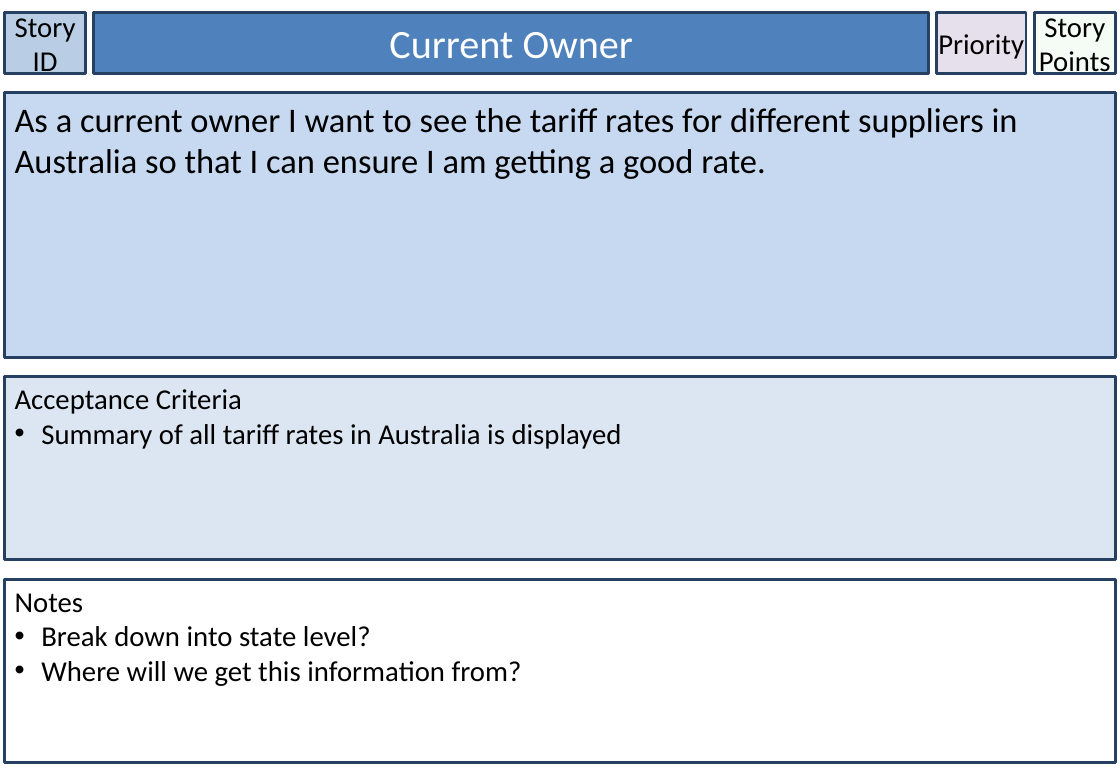
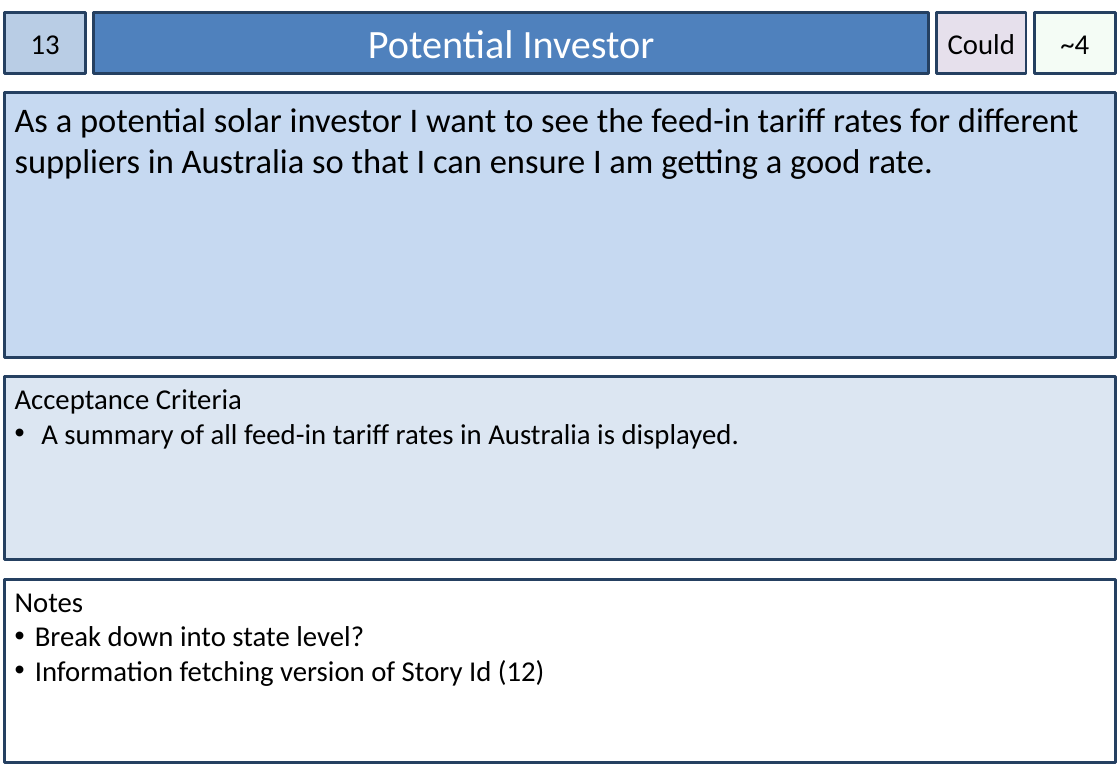
Before and after one commit to dkartaschew/anonymous-solarenergy, a slide deck: slide 13 of Documentation/User Stories.pptx (slide 5 before the commit). Drawn at 1120x775 pixels with LibreOffice and Linux fonts; fonts in the diff are those of the drawing. Boxes give left, top, right and bottom in pixels: in the first picture for what was removed or moved away, otherwise in the second. Text is boxed around its words. In the diff, an @@ line names an element or a change of style, - is before the commit and + after.

Commit message:
We currently have 33 User Stories complete with priority and story point information. For use by Luke to complete the technology grid.

```diff
--- a/Documentation/User Stories.pptx
+++ b/Documentation/User Stories.pptx
@@ text in rectangle at <box>31,35,60,55</box>: text changed @@
-Story ID
+13
@@ text in rectangle at <box>368,30,655,59</box>: text changed @@
-Current Owner
+Potential Investor
@@ text in rectangle at <box>948,34,1015,55</box>: text changed @@
-Priority
+Could
@@ text in rectangle at <box>1060,35,1089,54</box>: text changed @@
-Story Points
+~4
@@ text in rectangle at <box>15,108,1078,179</box>: text changed @@
-As a current owner I want to see the tariff rates for different suppliers in Australia so that I can ensure I am getting a good rate.
+As a potential solar investor I want to see the feed-in tariff rates for different suppliers in Australia so that I can ensure I am getting a good rate.
@@ text in rectangle at <box>41,424,739,449</box>: text changed @@
-• Summary of all tariff rates in Australia is displayed
+• A summary of all feed-in tariff rates in Australia is displayed.
@@ text in rectangle at <box>35,660,545,686</box>: text changed @@
-• Where will we get this information from?
+• Information fetching version of Story Id (12)
```
Also in this commit, not shown: 32 other slides changed, 15 slides removed.
